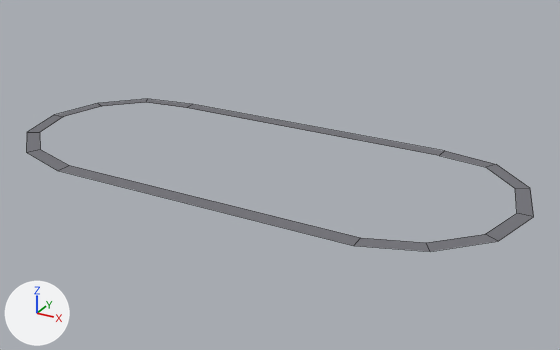
The Blender file BlenderPipeline/export/world_tracks/cutback-tri-oval.blend as it was, and as the next commit left it.
Both versions are drawn from a 50 mm lens placed at (340.0, -574.0, 277.0), pointed at (22.0, 5.0, -12.0). The axes (+X, +Y, +Z) are drawn at lower left. The lights are the same throughout. The first picture is the older version. Mesh edges are drawn as thin lines.

Script lines for the objects in view, before the commit:
```python
me_cutback_tri_oval_mesh = bpy.data.meshes.new('cutback-tri-oval_mesh')
me_cutback_tri_oval_mesh.from_pydata(...)  # 28 vertices, 14 faces; spans x -252.0..252.0, y -107.0..107.0, z 0.0..2.0
me_cutback_tri_oval_mesh.materials.append(mat_cutback_tri_oval_road)  # grey #737379
ob_cutback_tri_oval = bpy.data.objects.new('cutback-tri-oval', me_cutback_tri_oval_mesh)
ob_cutback_tri_oval.location = (0.0, 0.0, 0.0)
```
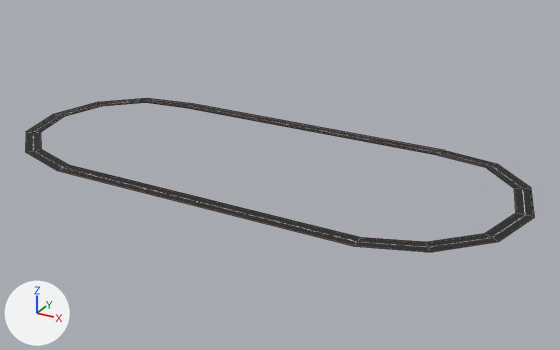
Changed parts and their boxes [x1, y1, x2, y2] in the pictures (560 x 350 px):
'cutback-tri-oval', recoloured, surface changed: [26, 99, 534, 251] in both
'cutback-tri-oval_barrier_left', added: after [25, 98, 535, 252]
'cutback-tri-oval_barrier_right', added: after [41, 102, 516, 242]

Patch to the scene script:
```diff
--- a/BlenderPipeline/export/world_tracks/cutback-tri-oval.blend.py
+++ b/BlenderPipeline/export/world_tracks/cutback-tri-oval.blend.py
@@ img_cutback_tri_oval_asphalt @@
+img_cutback_tri_oval_asphalt = load_image('cutback-tri-oval_asphalt', 'textures/cutback-tri-oval_asphalt.png', 256, 256, 'sRGB')
@@ img_cutback_tri_oval_barrier_stripe @@
+img_cutback_tri_oval_barrier_stripe = load_image('cutback-tri-oval_barrier_stripe', 'textures/cutback-tri-oval_barrier_stripe.png', 64, 64, 'sRGB')
@@ mat_cutback_tri_oval_road_mat @@
+mat_cutback_tri_oval_road_mat = principled_material('cutback-tri-oval_road_mat')
+mat_cutback_tri_oval_road_mat.texture = img_cutback_tri_oval_asphalt
+mat_cutback_tri_oval_road_mat.roughness = 0.8
@@ mat_cutback_tri_oval_barrier_mat @@
+mat_cutback_tri_oval_barrier_mat = principled_material('cutback-tri-oval_barrier_mat')
+mat_cutback_tri_oval_barrier_mat.texture = img_cutback_tri_oval_barrier_stripe
+mat_cutback_tri_oval_barrier_mat.roughness = 0.6
@@ me_cutback_tri_oval_mesh @@
 me_cutback_tri_oval_mesh.from_pydata(...)  # 28 vertices, 14 faces; spans x -252.0..252.0, y -107.0..107.0, z 0.0..2.0
 # used by ob_cutback_tri_oval; location = (0.0, 0.0, 0.0)
-me_cutback_tri_oval_mesh.materials.append(mat_cutback_tri_oval_road)  # grey #737379
+# me_cutback_tri_oval_mesh part 1: texture (UV) coordinates changed
+me_cutback_tri_oval_mesh.materials.append(mat_cutback_tri_oval_road_mat)  # picture img_cutback_tri_oval_asphalt
@@ me_cutback_tri_oval_barrier_right_mesh @@
+me_cutback_tri_oval_barrier_right_mesh.from_pydata(...)  # 28 vertices, 14 faces; spans x -238.0..238.0, y -93.0..93.0, z 0.0..3.0
+me_cutback_tri_oval_barrier_right_mesh.materials.append(mat_cutback_tri_oval_barrier_mat)  # picture img_cutback_tri_oval_barrier_stripe
@@ me_cutback_tri_oval_barrier_left_mesh @@
+me_cutback_tri_oval_barrier_left_mesh.from_pydata(...)  # 28 vertices, 14 faces; spans x -252.0..252.0, y -107.0..107.0, z 0.0..3.0
+me_cutback_tri_oval_barrier_left_mesh.materials.append(mat_cutback_tri_oval_barrier_mat)  # picture img_cutback_tri_oval_barrier_stripe
@@ ob_cutback_tri_oval_barrier_right @@
+ob_cutback_tri_oval_barrier_right = bpy.data.objects.new('cutback-tri-oval_barrier_right', me_cutback_tri_oval_barrier_right_mesh)
+ob_cutback_tri_oval_barrier_right.location = (0.0, 0.0, 0.0)
@@ ob_cutback_tri_oval_barrier_left @@
+ob_cutback_tri_oval_barrier_left = bpy.data.objects.new('cutback-tri-oval_barrier_left', me_cutback_tri_oval_barrier_left_mesh)
+ob_cutback_tri_oval_barrier_left.location = (0.0, 0.0, 0.0)
```
